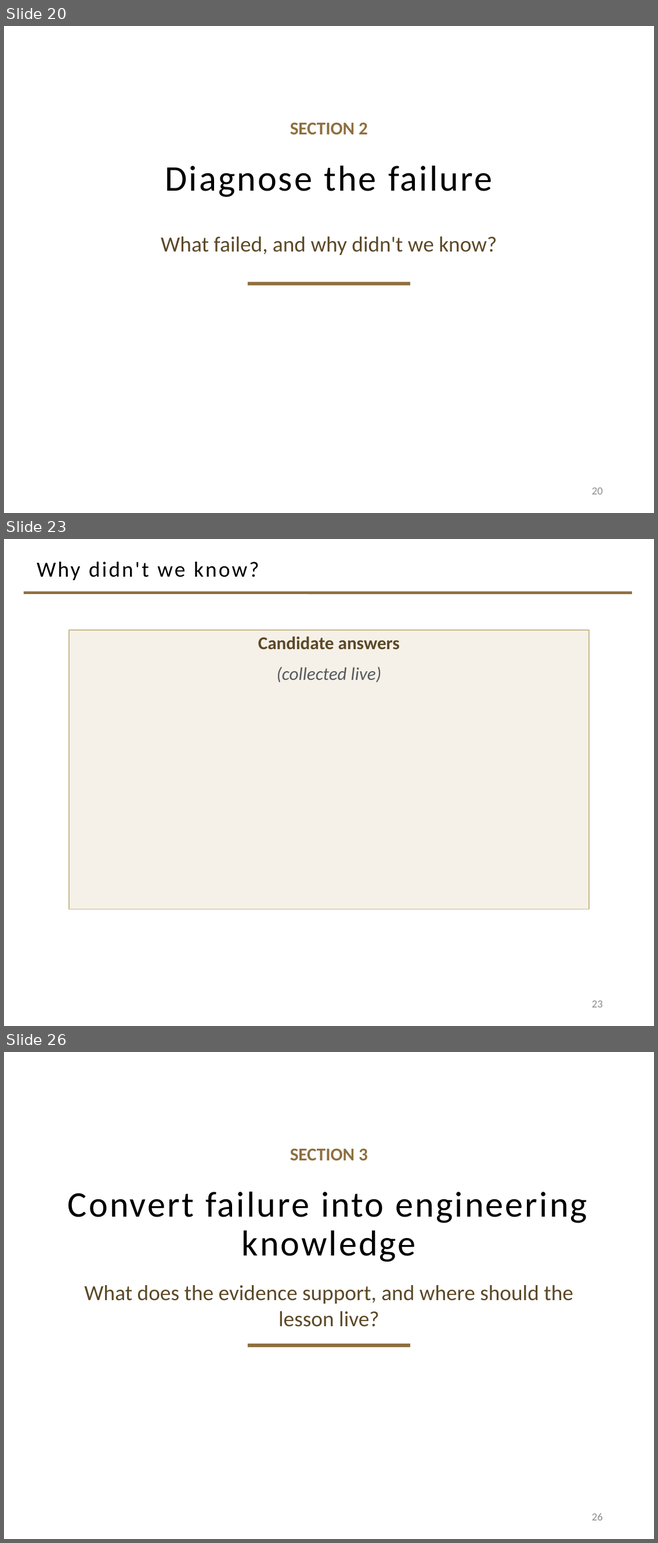
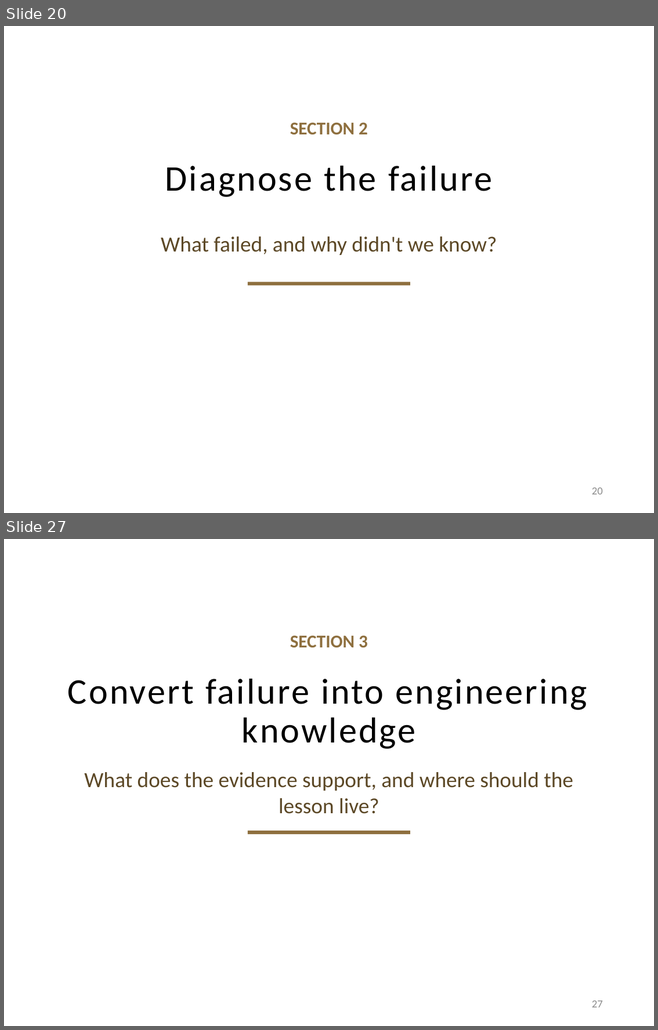
Before and after one commit to davisjam/model-based-agentic-software-engineering, a slide deck: course/lectures/act-2-delegation-and-control/04-failure-aware-engineering/2-4-Failure-Aware-Engineering.pptx. Shown one above the other, each under a label of ours: slides 20, 23 and 26 before the commit, slides 20 and 27 after it; the slides between them are not shown. The pictures are 658x1543 and 658x1030 pixels, drawn with LibreOffice and Linux fonts; fonts in the diff are those of the drawing; background and template pictures are left out. Boxes give left, top, right and bottom in pixels: in the first picture for what was removed or moved away, otherwise in the second. Text is boxed around its words. In the diff, an @@ line names an element or a change of style, - is before the commit and + after.

```diff
--- a/course/lectures/act-2-delegation-and-control/04-failure-aware-engineering/2-4-Failure-Aware-Engineering.pptx
+++ b/course/lectures/act-2-delegation-and-control/04-failure-aware-engineering/2-4-Failure-Aware-Engineering.pptx
@@ slide 23 removed at <box>4,539,654,1026</box>, background #FFFFFF @@
@@ title removed at <box>36,562,259,580</box> @@
-Why didn't we know?
@@ line removed from (24, 593) to (632, 593) @@
@@ rectangle removed at <box>69,630,589,909</box> @@
-Candidate answers
-(collected live)
@@ page number removed at <box>592,1001,603,1008</box> @@
-23
@@ what was slide 26 is now slide 27 @@
@@ page number at <box>592,1001,603,1008</box>: text changed @@
-26
+27
```
Also in this commit, not shown: 4 slides changed, 2 slides added.
